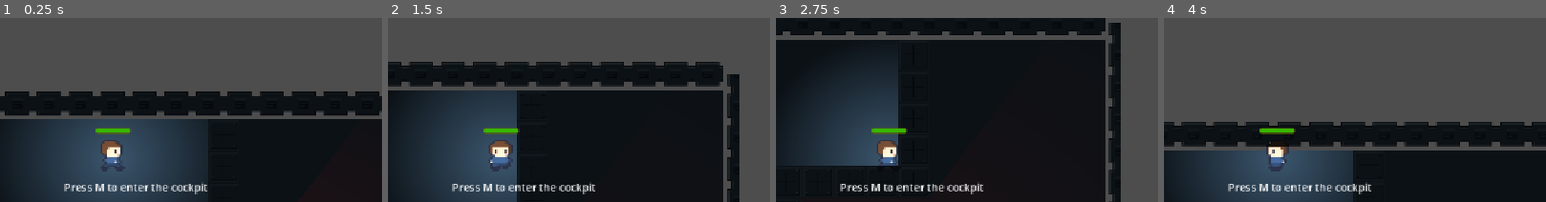
Above: before the commit, frames 1-4 (left to right).
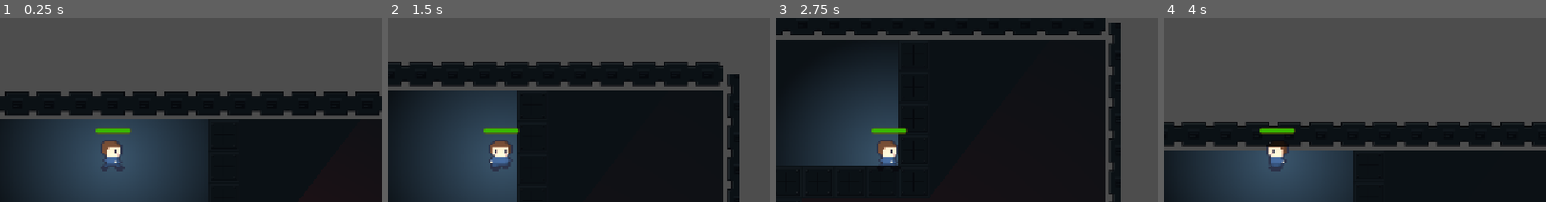
Above: after the commit, the same moments.

Repository: Simi-jpg/codesmelt-jam
Game: Godot game, scene res://scenes/level/dark-survival.tscn
Same seed, same stepped clock (60 frames per second), same inputs: the game is played once before the commit and once after it. This scene is started directly instead of the project's main scene.
Inputs (mouse positions are % of the whole screen's width and height, from its top left):
- Up to frame 1 (0.25 s): no input
- Up to frame 2 (1.5 s): tap M at 0.5, 1.25 s; move the mouse to (72, 36) at 0.52 s; hold Right (ui_right) 0.53-1.28 s; click (72, 36) at 0.6 s; move the mouse to (30, 48) at 1.27 s; hold Down (ui_down) from 1.28 s (still down); tap Enter (interact) at 1.35 s
- Up to frame 3 (2.75 s): tap M at 2 s; move the mouse to (60, 16) at 2.02 s; release Down (ui_down) at 2.03 s; hold Right (ui_right) from 2.03 s (still down); hold R from 2.03 s (still down)
- Up to frame 4 (4 s): tap M at 2.75, 2.85, 3.5 s; move the mouse to (45, 65) at 2.77 s; release Right (ui_right) at 2.78 s; release R at 2.78 s; hold Up (ui_up) 2.78-3.53 s; move the mouse to (80, 59) at 3.52 s; hold Left (ui_left) from 3.53 s (still down); tap Keypad Enter at 3.6 s
The pictures show only the part of the screen within x 35-85%, y 4-54%; the shares and areas given below are measured in that part.

The runs differ from the first frame. In frame 1, 1.0% of the frame differs, in the area x 16-55%, y 89-96%; in frame 2, 1.0%; in frame 3, 1.0%; in frame 4, 1.0%.

Commit message:
Update dark-survival.tscn

Diff:
--- a/project-red-gem/scenes/level/dark-survival.tscn
+++ b/project-red-gem/scenes/level/dark-survival.tscn
@@ -452,13 +452,6 @@
 theme_override_font_sizes/font_size = 25
 text = "Alarm disabling: "
 
-[node name="TransitionLabel" type="Label" parent="CanvasLayer" unique_id=520385744]
-offset_left = 501.0
-offset_top = 356.0
-offset_right = 718.0
-offset_bottom = 379.0
-text = "Press M to enter the cockpit"
-
 [connection signal="body_entered" from="LockdownTerminal/Area2D" to="." method="_on_area_2d_body_entered"]
 [connection signal="body_exited" from="LockdownTerminal/Area2D" to="." method="_on_area_2d_body_exited"]
 [connection signal="timeout" from="Timer" to="." method="_on_timer_timeout"]
